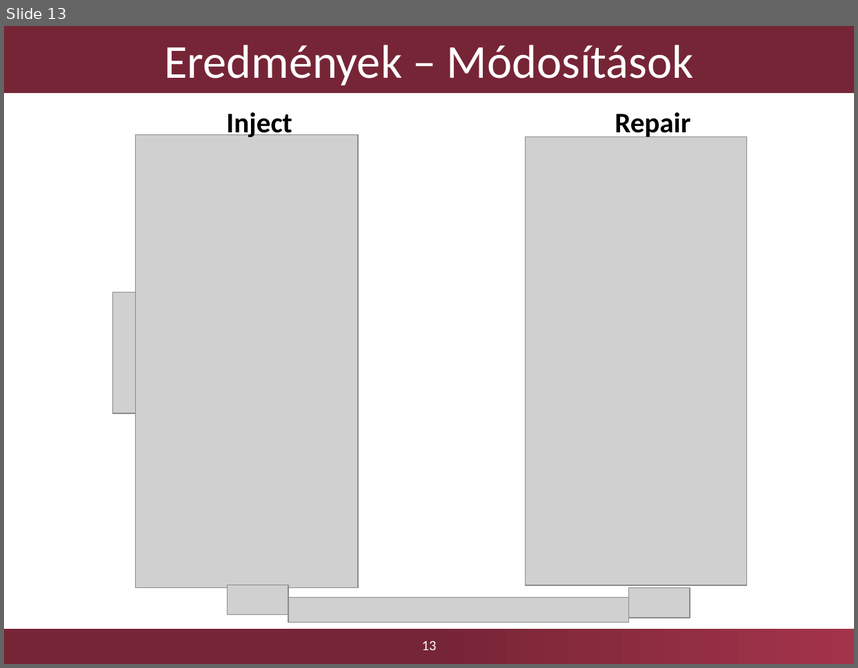
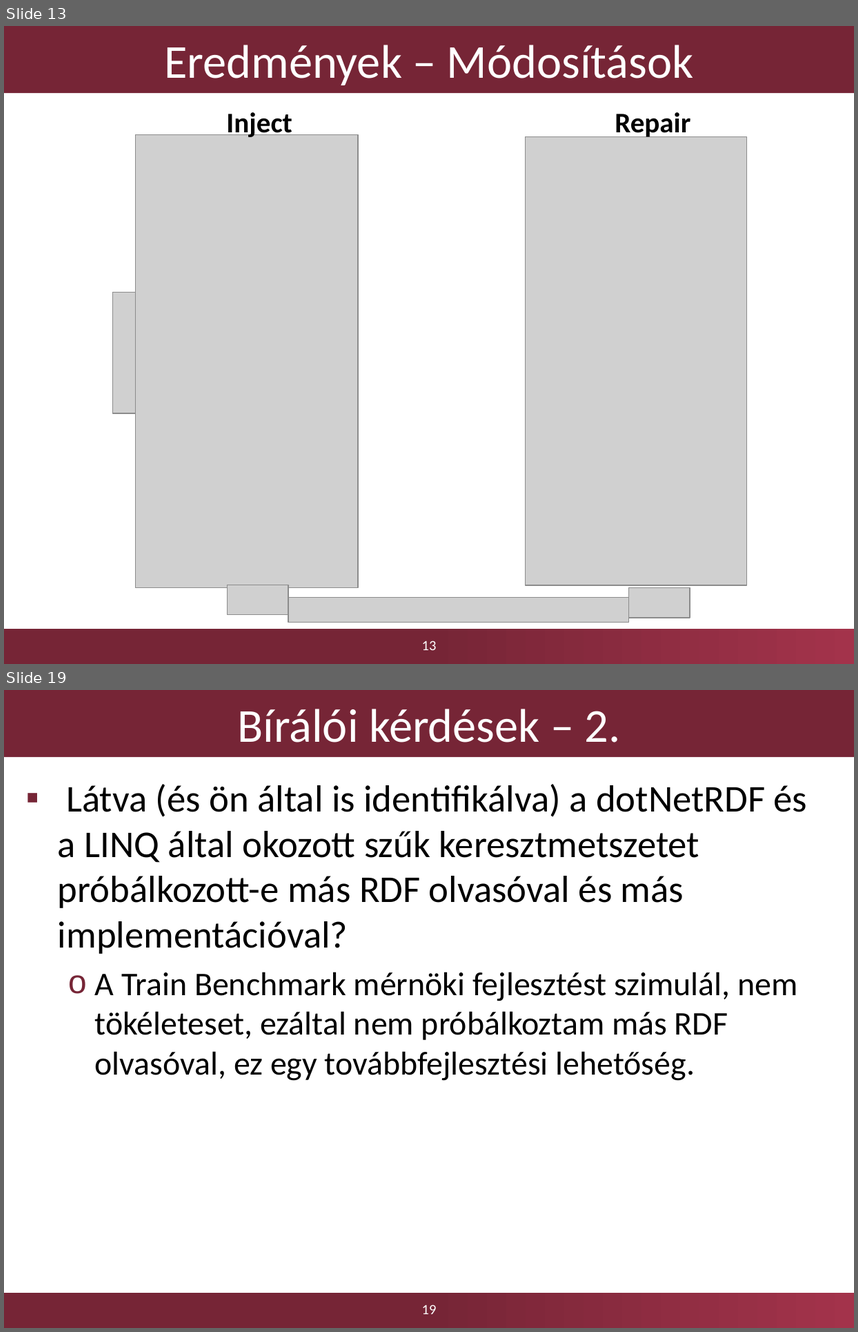
Before and after one commit to Kreestof/szakdolgozat-presentation, a slide deck: Dobosy_Kristof_szakdolgozat_2017_GraphEngine_0.pptx. Shown one above the other, each under a label of ours: slide 13 before the commit, slides 13 and 19 after it; the slides between them are not shown. The pictures are 858x668 and 858x1332 pixels, drawn with LibreOffice and Linux fonts; fonts in the diff are those of the drawing; grey boxes stand for pictures; background and template pictures are left out. Boxes give left, top, right and bottom in pixels: in the first picture for what was removed or moved away, otherwise in the second. Text is boxed around its words. In the diff, an @@ line names an element or a change of style, - is before the commit and + after.

```diff
--- a/Dobosy_Kristof_szakdolgozat_2017_GraphEngine_0.pptx
+++ b/Dobosy_Kristof_szakdolgozat_2017_GraphEngine_0.pptx
@@ slide 19 added at bbox=[4, 690, 854, 1328], background #FFFFFF; not listed: 1 template element that a slide beside it also shows @@
@@ title added at bbox=[4, 690, 854, 757], fill #762536, 40 pt, text #FFFFFF @@
+Bírálói kérdések – 2.
@@ text added at bbox=[58, 784, 808, 1081], 32 pt, text #000000 @@
+▪ Látva (és ön által is identifikálva) a dotNetRDF és a LINQ által okozott szűk keresztmetszetet próbálkozott-e más RDF olvasóval és más implementációval?
+  o A Train Benchmark mérnöki fejlesztést szimulál, nem tökéleteset, ezáltal nem próbálkoztam más RDF olvasóval, ez egy továbbfejlesztési lehetőség.
@@ page number added at bbox=[422, 1304, 437, 1314], 12 pt, text #FFFFFF @@
+19
```
Also in this commit, not shown: 6 slides changed, 4 other slides added, 1 slide removed.
